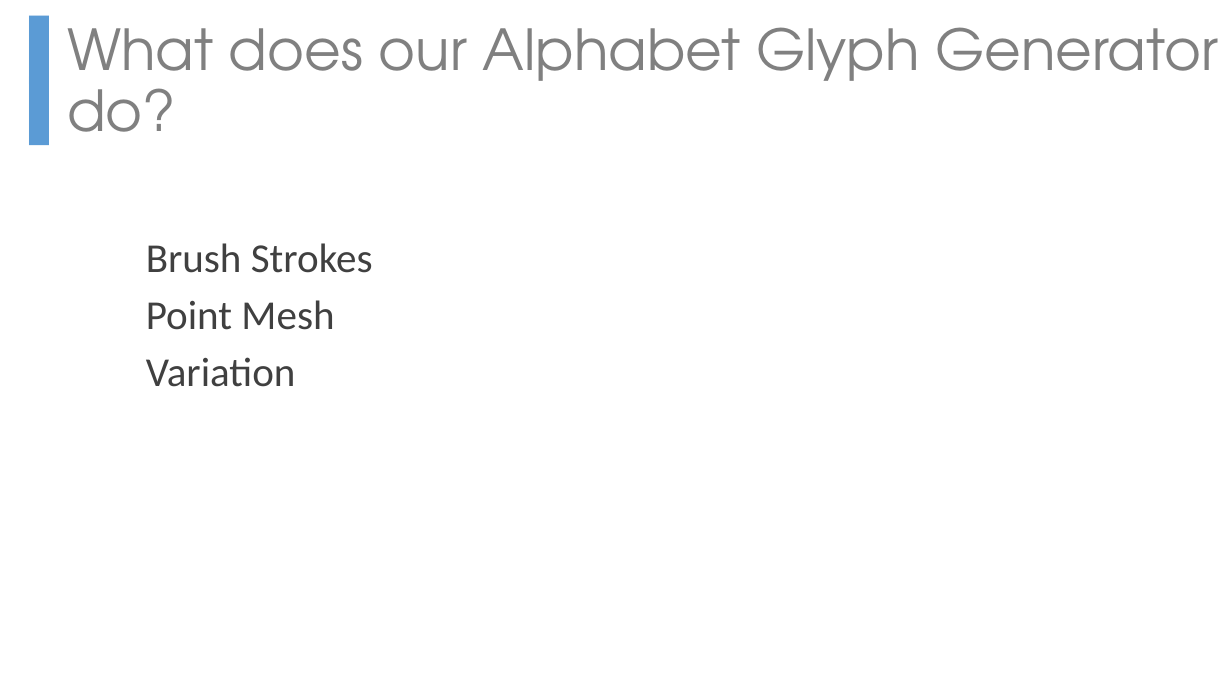
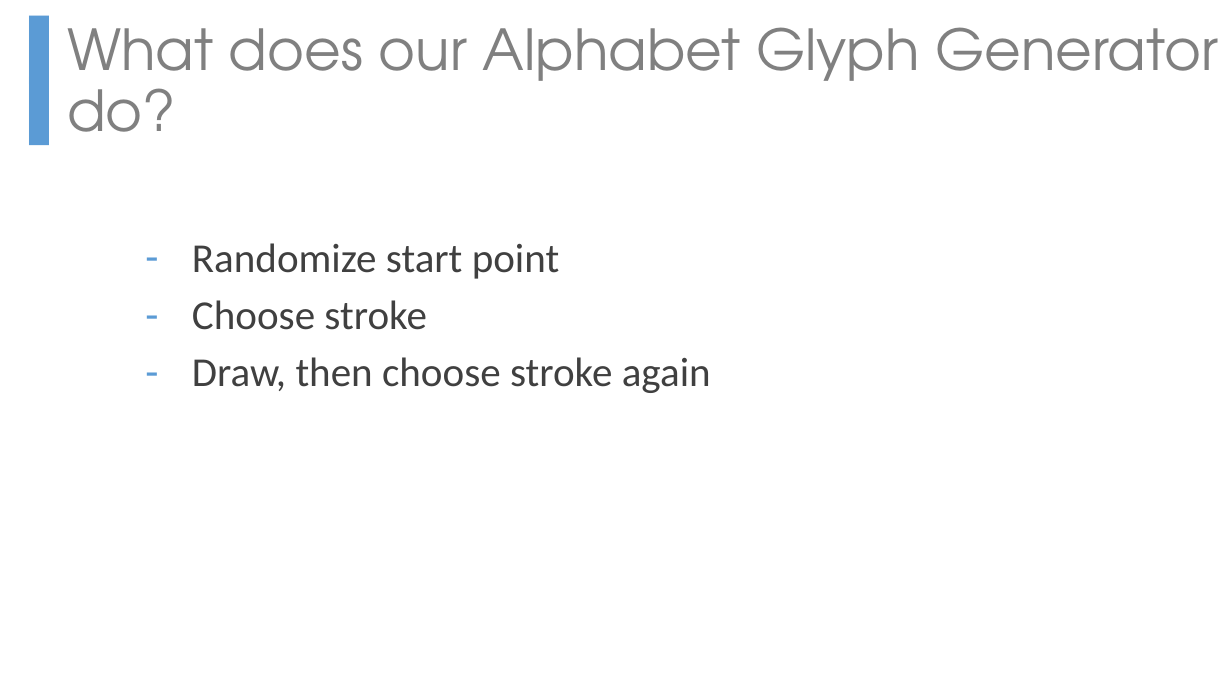
Before and after one commit to undefinist/glyphgen, a slide deck: slide 4 of WilliamYoong_JacobLim_MalodyHoe_CS380PPT.pptx. Drawn at 1232x693 pixels with LibreOffice and Linux fonts; fonts in the diff are those of the drawing. Boxes give left, top, right and bottom in pixels: in the first picture for what was removed or moved away, otherwise in the second. Text is boxed around its words. In the diff, an @@ line names an element or a change of style, - is before the commit and + after.

```diff
--- a/WilliamYoong_JacobLim_MalodyHoe_CS380PPT.pptx
+++ b/WilliamYoong_JacobLim_MalodyHoe_CS380PPT.pptx
@@ text at <box>192,243,711,393</box>: text changed @@
-Brush Strokes
-Point Mesh
-Variation
+– Randomize start point
+– Choose stroke
+– Draw, then choose stroke again
```
Also in this commit, not shown: 1 other slide changed.
